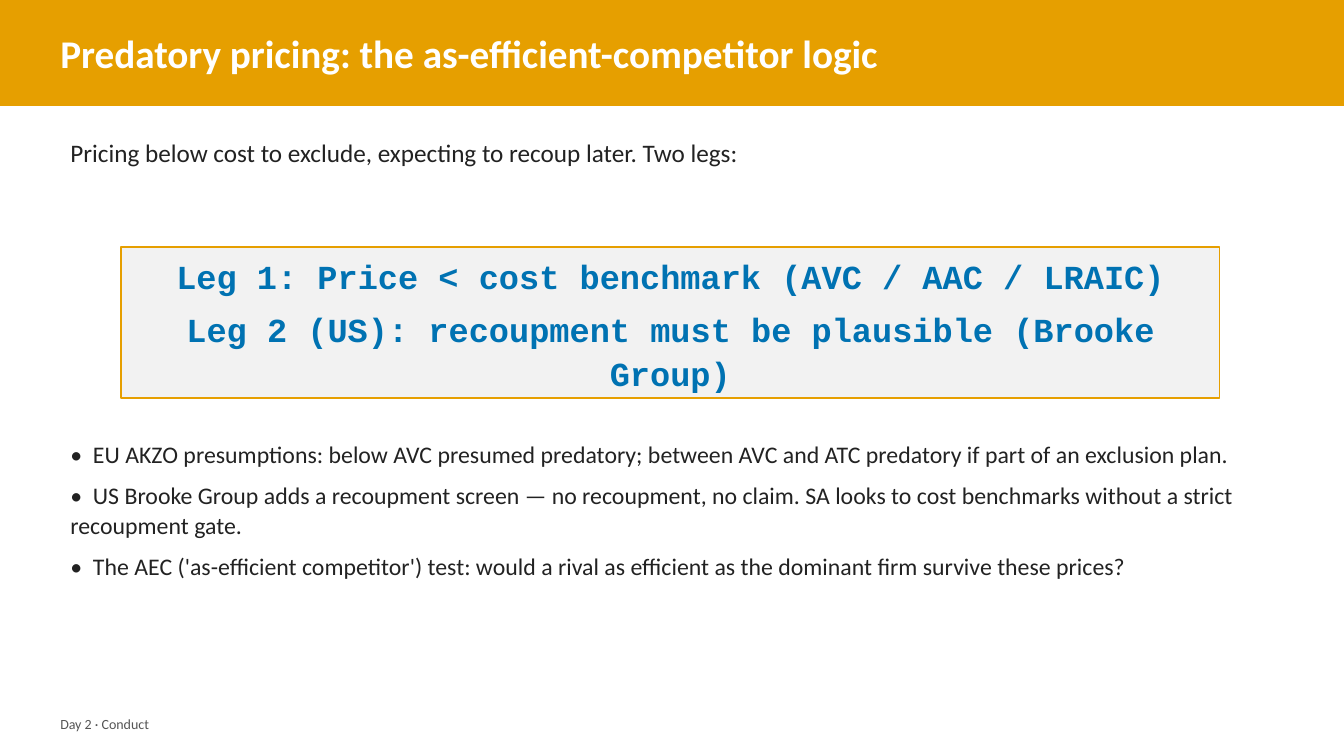
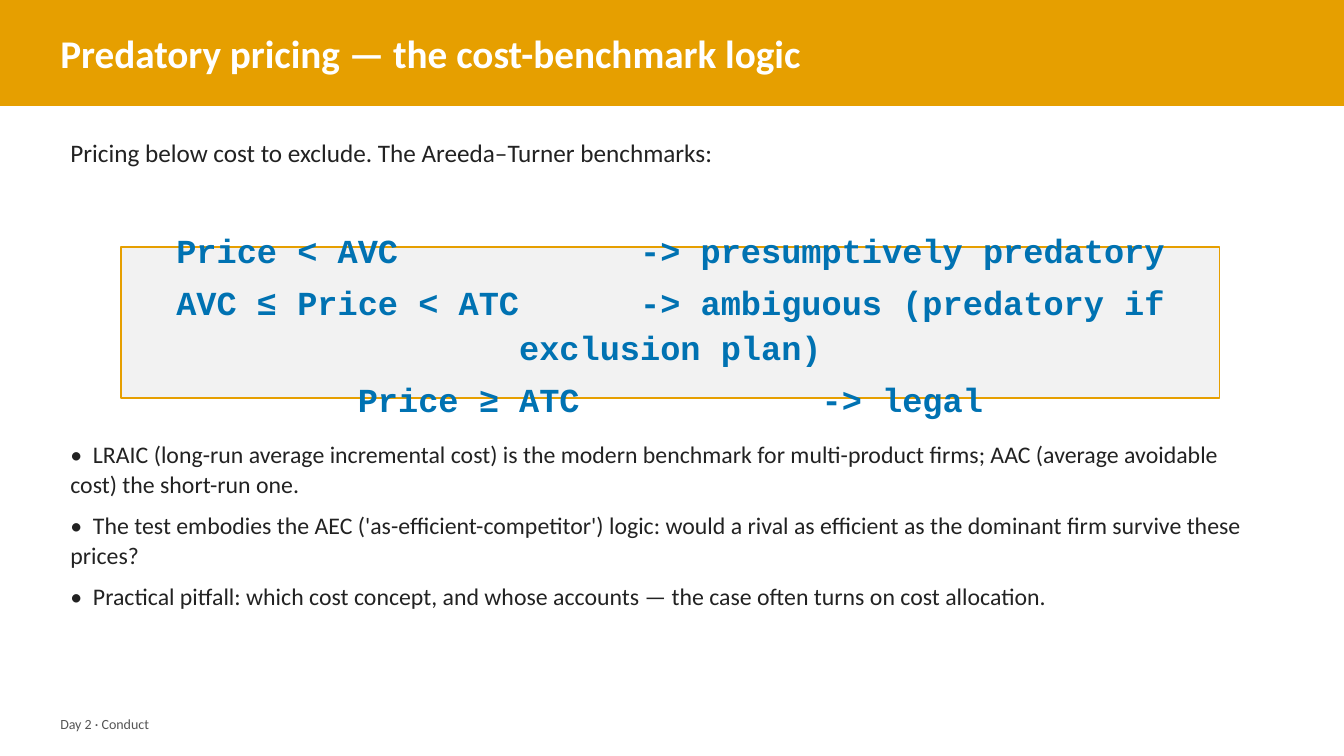
Before and after one commit to laurencehw/antitrust-methods, a slide deck: slide 31 of teaching/slides/day2_conduct.pptx (slide 12 before the commit). Drawn at 1344x756 pixels with LibreOffice and Linux fonts; fonts in the diff are those of the drawing. Boxes give left, top, right and bottom in pixels: in the first picture for what was removed or moved away, otherwise in the second. Text is boxed around its words. In the diff, an @@ line names an element or a change of style, - is before the commit and + after.

```diff
--- a/teaching/slides/day2_conduct.pptx
+++ b/teaching/slides/day2_conduct.pptx
@@ text at (60,40,800,75): text changed @@
-Predatory pricing: the as-efficient-competitor logic
+Predatory pricing — the cost-benchmark logic
@@ text at (70,144,712,167): text changed @@
-Pricing below cost to exclude, expecting to recoup later. Two legs:
+Pricing below cost to exclude. The Areeda–Turner benchmarks:
@@ text at (176,238,1165,419): text changed @@
-Leg 1: Price < cost benchmark (AVC / AAC / LRAIC)
-Leg 2 (US): recoupment must be plausible (Brooke Group)
+Price < AVC -> presumptively predatory
+AVC ≤ Price < ATC -> ambiguous (predatory if exclusion plan)
+Price ≥ ATC -> legal
@@ text at (70,445,1240,609): text changed @@
-• EU AKZO presumptions: below AVC presumed predatory; between AVC and ATC predatory if part of an exclusion plan.
-• US Brooke Group adds a recoupment screen — no recoupment, no claim. SA looks to cost benchmarks without a strict recoupment gate.
-• The AEC ('as-efficient competitor') test: would a rival as efficient as the dominant firm survive these prices?
+• LRAIC (long-run average incremental cost) is the modern benchmark for multi-product firms; AAC (average avoidable cost) the short-run one.
+• The test embodies the AEC ('as-efficient-competitor') logic: would a rival as efficient as the dominant firm survive these prices?
+• Practical pitfall: which cost concept, and whose accounts — the case often turns on cost allocation.
```
Also in this commit, not shown: 26 other slides changed, 27 slides added, 5 other files.
